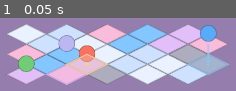
Above: before the commit, frame 1.
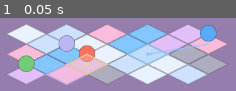
Above: after the commit, the same moment.

Repository: fivestar1103/puff-tactics
Game: Godot game, scene res://src/scenes/battle/TurnBattle.tscn
Same seed, same stepped clock (60 frames per second), same inputs: the game is played once before the commit and once after it. The project has no main scene, so this scene is started directly.
Inputs:
- Up to frame 1 (0.05 s): no input

The runs differ from the first frame. In frame 1, 2.3% of the frame differs, in the area x 53-98%, y 34-79%.

Commit message:
feat(US-007): Basic Utility AI for enemies

Diff:
--- a/ralph/prd.json
+++ b/ralph/prd.json
@@ -121,8 +121,8 @@
         "All .gd scripts have no syntax errors"
       ],
       "priority": 7,
-      "passes": false,
-      "notes": "",
+      "passes": true,
+      "notes": "Added src/scripts/ai/utility_ai.gd for utility-based enemy decision scoring with tunable weight multipliers (attack_value, survival_risk, positional_advantage, bump_opportunity). Refactored TurnManager enemy planning to enumerate legal wait/move/attack/skill candidates per enemy, score all candidates, and pick the highest-utility intent for both enemy execution and get_enemy_intent_snapshot() overlay parity. Verified via headless Godot --check-only across all src/scripts/*.gd files and a runtime headless TurnBattle check confirming legal-candidate evaluation and selected-intent/utility-score parity.",
       "dependsOn": ["US-006"]
     },
     {
--- /dev/null
+++ b/src/scripts/ai/utility_ai.gd
@@ -0,0 +1,338 @@
+extends RefCounted
+class_name UtilityAI
+
+const ACTION_WAIT: StringName = &"wait"
+const ACTION_MOVE: StringName = &"move"
+const ACTION_ATTACK: StringName = &"attack"
+const ACTION_SKILL: StringName = &"skill"
+
+const WEIGHT_ATTACK_VALUE: StringName = &"attack_value"
+const WEIGHT_SURVIVAL_RISK: StringName = &"survival_risk"
+const WEIGHT_POSITIONAL_ADVANTAGE: StringName = &"positional_advantage"
+const WEIGHT_BUMP_OPPORTUNITY: StringName = &"bump_opportunity"
+
+const DEFAULT_WEIGHTS: Dictionary = {
+	WEIGHT_ATTACK_VALUE: 1.0,
+	WEIGHT_SURVIVAL_RISK: 1.0,
+	WEIGHT_POSITIONAL_ADVANTAGE: 0.8,
+	WEIGHT_BUMP_OPPORTUNITY: 1.15
+}
+
+const SCORE_EPSILON: float = 0.0001
+
+var _weights: Dictionary = DEFAULT_WEIGHTS.duplicate(true)
+
+
+func set_weights(
+	attack_value: float,
+	survival_risk: float,
+	positional_advantage: float,
+	bump_opportunity: float
+) -> void:
+	_weights[WEIGHT_ATTACK_VALUE] = maxf(0.0, attack_value)
+	_weights[WEIGHT_SURVIVAL_RISK] = maxf(0.0, survival_risk)
+	_weights[WEIGHT_POSITIONAL_ADVANTAGE] = maxf(0.0, positional_advantage)
+	_weights[WEIGHT_BUMP_OPPORTUNITY] = maxf(0.0, bump_opportunity)
+
+
+func get_weights() -> Dictionary:
+	return _weights.duplicate(true)
+
+
+func pick_best_intent(actor: Puff, candidate_intents: Array[Dictionary], context: Dictionary) -> Dictionary:
+	if actor == null or candidate_intents.is_empty():
+		return _build_wait_intent(actor)
+
+	var best_intent: Dictionary = {}
+	var best_score: float = -1.0e20
+	var best_priority: int = -1
+
+	for candidate_intent in candidate_intents:
+		var scored_intent: Dictionary = _score_candidate_intent(actor, candidate_intent, context)
+		var candidate_score: float = float(scored_intent.get("utility_score", -1.0e20))
+		var candidate_priority: int = _action_priority(scored_intent.get("action", ACTION_WAIT))
+
+		if best_intent.is_empty():
+			best_intent = scored_intent
+			best_score = candidate_score
+			best_priority = candidate_priority
+			continue
+
+		if candidate_score > best_score + SCORE_EPSILON:
+			best_intent = scored_intent
+			best_score = candidate_score
+			best_priority = candidate_priority
+			continue
+
+		if is_equal_approx(candidate_score, best_score) and candidate_priority > best_priority:
+			best_intent = scored_intent
+			best_score = candidate_score
+			best_priority = candidate_priority
+
+	if best_intent.is_empty():
+		return _build_wait_intent(actor)
+	return best_intent
+
+
+func _score_candidate_intent(actor: Puff, candidate_intent: Dictionary, context: Dictionary) -> Dictionary:
+	var scored_intent: Dictionary = candidate_intent.duplicate(true)
+	var resulting_cell: Vector2i = _resolve_resulting_cell(actor, candidate_intent)
+
+	var attack_value_score: float = _score_attack_value(actor, candidate_intent, context)
+	var survival_risk_score: float = _score_survival_risk(actor, resulting_cell, context)
+	var positional_advantage_score: float = _score_positional_advantage(actor, resulting_cell, context)
+	var bump_opportunity_score: float = _score_bump_opportunity(candidate_intent, resulting_cell, context)
+
+	var weighted_score: float = 0.0
+	weighted_score += attack_value_score * _resolve_weight(WEIGHT_ATTACK_VALUE)
+	weighted_score += survival_risk_score * _resolve_weight(WEIGHT_SURVIVAL_RISK)
+	weighted_score += positional_advantage_score * _resolve_weight(WEIGHT_POSITIONAL_ADVANTAGE)
+	weighted_score += bump_opportunity_score * _resolve_weight(WEIGHT_BUMP_OPPORTUNITY)
+
+	scored_intent["utility_score"] = weighted_score
+	scored_intent["utility_factors"] = {
+		WEIGHT_ATTACK_VALUE: attack_value_score,
+		WEIGHT_SURVIVAL_RISK: survival_risk_score,
+		WEIGHT_POSITIONAL_ADVANTAGE: positional_advantage_score,
+		WEIGHT_BUMP_OPPORTUNITY: bump_opportunity_score
+	}
+
+	return scored_intent
+
+
+func _score_attack_value(actor: Puff, candidate_intent: Dictionary, context: Dictionary) -> float:
+	var action: StringName = candidate_intent.get("action", ACTION_WAIT)
+	var resolve_damage_callable: Callable = _resolve_callable(context, "resolve_damage")
+	var resolve_hp_callable: Callable = _resolve_callable(context, "resolve_current_hp")
+
+	match action:
+		ACTION_ATTACK:
+			var target: Puff = _resolve_target_puff(candidate_intent, context)
+			if target == null:
+				return 0.0
+			var estimated_damage: int = _call_int(resolve_damage_callable, [actor, target], 1)
+			var target_hp: int = maxi(1, _call_int(resolve_hp_callable, [target], 1))
+			var attack_score: float = float(estimated_damage)
+			attack_score += clampf(float(estimated_damage) / float(target_hp), 0.0, 1.5) * 2.0
+			if estimated_damage >= target_hp:
+				attack_score += 1.8
+			return attack_score
+		ACTION_SKILL:
+			var push_count: int = int(candidate_intent.get("bump_push_count", 0))
+			var cliff_falls: int = int(candidate_intent.get("bump_cliff_falls", 0))
+			var chain_bonus: float = float(maxi(0, push_count - 1)) * 0.6
+			return float(push_count) * 0.6 + float(cliff_falls) * 1.4 + chain_bonus
+		_:
+			return 0.0
+
+
+func _score_survival_risk(actor: Puff, resulting_cell: Vector2i, context: Dictionary) -> float:
+	var player_targets: Array[Puff] = _resolve_player_targets(context)
+	if player_targets.is_empty():
+		return 0.0
+
+	var resolve_attack_range_callable: Callable = _resolve_callable(context, "resolve_attack_range")
+	var resolve_damage_callable: Callable = _resolve_callable(context, "resolve_damage")
+	var resolve_hp_callable: Callable = _resolve_callable(context, "resolve_current_hp")
+	var grid_distance_callable: Callable = _resolve_callable(context, "grid_distance")
+	var is_cliff_cell_callable: Callable = _resolve_callable(context, "is_cliff_cell")
+
+	var projected_threat: float = 0.0
+	for player_target in player_targets:
+		var distance_to_target: int = _call_int(grid_distance_callable, [resulting_cell, player_target.grid_cell], 99)
+		var target_attack_range: int = maxi(1, _call_int(resolve_attack_range_callable, [player_target], 1))
+		if distance_to_target <= target_attack_range:
+			var projected_damage: int = maxi(1, _call_int(resolve_damage_callable, [player_target, actor], 1))
+			projected_threat += float(projected_damage)
+
+		if distance_to_target == 1:
+			projected_threat += 0.75
+			if _call_bool(is_cliff_cell_callable, [resulting_cell], false):
+				projected_threat += 1.1
+
+	var actor_hp: int = maxi(1, _call_int(resolve_hp_callable, [actor], 1))
+	var threat_ratio: float = projected_threat / float(actor_hp)
+	return -threat_ratio * 3.0
+
+
+func _score_positional_advantage(actor: Puff, resulting_cell: Vector2i, context: Dictionary) -> float:
+	var player_targets: Array[Puff] = _resolve_player_targets(context)
+	if player_targets.is_empty():
+		return 0.0
+
+	var resolve_attack_range_callable: Callable = _resolve_callable(context, "resolve_attack_range")
+	var resolve_terrain_effect_callable: Callable = _resolve_callable(context, "resolve_terrain_effect_at")
+	var is_cliff_cell_callable: Callable = _resolve_callable(context, "is_cliff_cell")
+	var grid_distance_callable: Callable = _resolve_callable(context, "grid_distance")
+
+	var nearest_target_distance: int = 99
+	for player_target in player_targets:
+		var distance_to_target: int = _call_int(grid_distance_callable, [resulting_cell, player_target.grid_cell], 99)
+		nearest_target_distance = mini(nearest_target_distance, distance_to_target)
+
+	var preferred_distance: int = maxi(1, _call_int(resolve_attack_range_callable, [actor], 1))
+	var distance_delta: int = absi(nearest_target_distance - preferred_distance)
+	var distance_score: float = clampf(2.2 - float(distance_delta), -2.0, 2.2)
+
+	var terrain_effect: Dictionary = _call_dictionary(resolve_terrain_effect_callable, [resulting_cell], {})
+	var terrain_score: float = 0.0
+	terrain_score += float(terrain_effect.get("attack_bonus", 0)) * 0.9
+	terrain_score += float(terrain_effect.get("push_resistance", 0)) * 0.5
+	terrain_score -= float(terrain_effect.get("entry_move_penalty", 0)) * 0.35
+	if bool(terrain_effect.get("entry_buff", false)):
+		terrain_score += 0.4
+	if _call_bool(is_cliff_cell_callable, [resulting_cell], false):
+		terrain_score -= 0.9
+
+	return distance_score + terrain_score
+
+
+func _score_bump_opportunity(candidate_intent: Dictionary, resulting_cell: Vector2i, context: Dictionary) -> float:
+	var action: StringName = candidate_intent.get("action", ACTION_WAIT)
+	if action == ACTION_SKILL:
+		var pushes: int = int(candidate_intent.get("bump_push_count", 0))
+		var cliff_falls: int = int(candidate_intent.get("bump_cliff_falls", 0))
+		var chain_bonus: float = float(maxi(0, pushes - 1)) * 1.1
+		return float(pushes) * 1.3 + float(cliff_falls) * 2.6 + chain_bonus
+
+	var player_targets: Array[Puff] = _resolve_player_targets(context)
+	if player_targets.is_empty():
+		return 0.0
+
+	var is_cliff_cell_callable: Callable = _resolve_callable(context, "is_cliff_cell")
+	var grid_distance_callable: Callable = _resolve_callable(context, "grid_distance")
+	var future_opportunity: float = 0.0
+
+	for player_target in player_targets:
+		var distance_to_target: int = _call_int(grid_distance_callable, [resulting_cell, player_target.grid_cell], 99)
+		if distance_to_target != 1:
+			continue
+
+		future_opportunity += 0.55
+		if _call_bool(is_cliff_cell_callable, [player_target.grid_cell], false):
+			future_opportunity += 0.95
+
+	return future_opportunity
+
+
+func _resolve_resulting_cell(actor: Puff, intent: Dictionary) -> Vector2i:
+	var action: StringName = intent.get("action", ACTION_WAIT)
+	if action == ACTION_MOVE:
+		return intent.get("move_cell", actor.grid_cell)
+	return actor.grid_cell
+
+
+func _resolve_target_puff(intent: Dictionary, context: Dictionary) -> Puff:
+	var target_id: int = int(intent.get("target_puff_id", -1))
+	if target_id < 0:
+		return null
+
+	var lookup_callable: Callable = _resolve_callable(context, "lookup_puff_by_id")
+	if not lookup_callable.is_valid():
+		return null
+
+	var target_variant: Variant = lookup_callable.call(target_id)
+	if not (target_variant is Puff):
+		return null
+
+	var target_puff: Puff = target_variant
+	if not is_instance_valid(target_puff):
+		return null
+	return target_puff
+
+
+func _resolve_player_targets(context: Dictionary) -> Array[Puff]:
+	var player_targets: Array[Puff] = []
+	var targets_variant: Variant = context.get("player_targets", [])
+	if not (targets_variant is Array):
+		return player_targets
+
+	var targets: Array = targets_variant
+	for target_variant in targets:
+		if not (target_variant is Puff):
+			continue
+		var target_puff: Puff = target_variant
+		if not is_instance_valid(target_puff):
+			continue
+		player_targets.append(target_puff)
+
+	return player_targets
+
+
+func _resolve_weight(weight_key: StringName) -> float:
+	var weight_variant: Variant = _weights.get(weight_key, DEFAULT_WEIGHTS.get(weight_key, 1.0))
+	if weight_variant is float:
+		return float(weight_variant)
+	if weight_variant is int:
+		return float(weight_variant)
+	return 1.0
+
+
+func _resolve_callable(context: Dictionary, callable_key: String) -> Callable:
+	var callable_variant: Variant = context.get(callable_key)
+	if callable_variant is Callable:
+		return callable_variant
+	return Callable()
+
+
+func _call_bool(callable_value: Callable, args: Array, fallback: bool) -> bool:
+	if not callable_value.is_valid():
+		return fallback
+	var value: Variant = callable_value.callv(args)
+	if value is bool:
+		return bool(value)
+	return fallback
+
+
+func _call_int(callable_value: Callable, args: Array, fallback: int) -> int:
+	if not callable_value.is_valid():
+		return fallback
+	var value: Variant = callable_value.callv(args)
+	if value is int:
+		return int(value)
+	if value is float:
+		return int(round(float(value)))
+	return fallback
+
+
+func _call_dictionary(callable_value: Callable, args: Array, fallback: Dictionary) -> Dictionary:
+	if not callable_value.is_valid():
+		return fallback
+	var value: Variant = callable_value.callv(args)
+	if value is Dictionary:
+		return value
+	return fallback
+
+
+func _action_priority(action: StringName) -> int:
+	match action:
+		ACTION_SKILL:
+			return 4
+		ACTION_ATTACK:
+			return 3
+		ACTION_MOVE:
+			return 2
+		_:
+			return 1
+
+
+func _build_wait_intent(actor: Puff) -> Dictionary:
+	var actor_id: int = -1
+	var actor_name: StringName = &""
+	var actor_cell: Vector2i = Vector2i.ZERO
+	if actor != null:
+		actor_id = actor.get_instance_id()
+		actor_name = StringName(actor.name)
+		actor_cell = actor.grid_cell
+
+	return {
+		"actor_id": actor_id,
+		"actor_name": actor_name,
+		"actor_cell": actor_cell,
+		"action": ACTION_WAIT,
+		"move_cell": actor_cell,
+		"target_cell": actor_cell,
+		"target_puff_id": -1,
+		"skill_cells": [],
+		"direction": Vector2i.ZERO
+	}
--- a/src/scripts/core/turn_manager.gd
+++ b/src/scripts/core/turn_manager.gd
@@ -35,6 +35,7 @@
 const MOVE_HIGHLIGHT_COLOR: Color = Color(0.5, 0.87, 0.64, 0.38)
 const MOVE_HIGHLIGHT_BORDER_COLOR: Color = Color(0.18, 0.56, 0.32, 0.9)
 const BUMP_SYSTEM_SCRIPT: GDScript = preload("res://src/scripts/battle/bump_system.gd")
+const UTILITY_AI_SCRIPT: GDScript = preload("res://src/scripts/ai/utility_ai.gd")
 const BUMP_PUSH_DURATION: float = 0.16
 const BUMP_FALL_DURATION: float = 0.22
 const BUMP_FALL_DROP_OFFSET: Vector2 = Vector2(0.0, 36.0)
@@ -65,6 +66,10 @@
 @export var battle_map_path: NodePath
 @export var puff_scene: PackedScene = preload("res://src/scenes/puffs/Puff.tscn")
 @export var auto_spawn_demo_puffs: bool = true
+@export_range(0.0, 5.0, 0.05) var ai_attack_value_weight: float = 1.2
+@export_range(0.0, 5.0, 0.05) var ai_survival_risk_weight: float = 1.0
+@export_range(0.0, 5.0, 0.05) var ai_positional_advantage_weight: float = 0.8
+@export_range(0.0, 5.0, 0.05) var ai_bump_opportunity_weight: float = 1.35
 
 var turn_order: Array[StringName] = [TEAM_PLAYER, TEAM_ENEMY]
 var active_side_index: int = 0
@@ -85,11 +90,13 @@
 }
 var _stun_state_by_puff_id: Dictionary = {}
 var _bump_system: RefCounted = BUMP_SYSTEM_SCRIPT.new()
+var _utility_ai: RefCounted = UTILITY_AI_SCRIPT.new()
 var _is_resolving_bump: bool = false
 
 
 func _ready() -> void:
 	z_index = 10
+	_sync_utility_ai_weights()
 	_battle_map = _resolve_battle_map()
 	if _battle_map == null:
 		push_warning("TurnManager requires a BattleMap reference via battle_map_path.")
@@ -258,6 +265,7 @@
 
 
 func get_enemy_intent_snapshot() -> Dictionary:
+	_sync_utility_ai_weights()
 	var intents_by_enemy_id: Dictionary = {}
 	for enemy_puff in _get_actionable_team_puffs(TEAM_ENEMY):
 		var puff_id: int = enemy_puff.get_instance_id()
@@ -269,6 +277,7 @@
 	if current_phase != PHASE_ENEMY_ACTION or _is_resolving_bump:
 		return
 
+	_sync_utility_ai_weights()
 	var enemy_units: Array[Puff] = _get_actionable_team_puffs(TEAM_ENEMY)
 	if enemy_units.is_empty():
 		_finish_current_action()
@@ -603,76 +612,108 @@
 	return reachable
 
 
-func _find_next_step_toward(origin: Vector2i, target: Vector2i, max_steps: int, moving_puff: Puff) -> Vector2i:
-	if origin == target or max_steps <= 0:
-		return origin
-
-	var reachable: Array[Vector2i] = _compute_reachable_cells(origin, max_steps, moving_puff)
-	var best_cell: Vector2i = origin
-	var best_distance: int = _grid_distance(origin, target)
-
-	for cell in reachable:
-		var candidate_distance: int = _grid_distance(cell, target)
-		if candidate_distance < best_distance:
-			best_distance = candidate_distance
-			best_cell = cell
-
-	return best_cell
-
-
-func _find_closest_target(actor: Puff, target_team: StringName) -> Puff:
-	var targets: Array[Puff] = _get_actionable_team_puffs(target_team)
-	if targets.is_empty():
-		return null
-
-	var closest_target: Puff = targets[0]
-	var closest_distance: int = _grid_distance(actor.grid_cell, closest_target.grid_cell)
-
-	for target in targets:
-		var candidate_distance: int = _grid_distance(actor.grid_cell, target.grid_cell)
-		if candidate_distance < closest_distance:
-			closest_target = target
-			closest_distance = candidate_distance
-
-	return closest_target
-
-
 func _build_enemy_intent(enemy_actor: Puff) -> Dictionary:
 	var wait_intent: Dictionary = _build_wait_intent(enemy_actor)
 	if enemy_actor == null or not _is_puff_actionable(enemy_actor):
 		return wait_intent
 
-	var player_target: Puff = _find_closest_target(enemy_actor, TEAM_PLAYER)
-	if player_target == null:
+	var candidate_intents: Array[Dictionary] = _build_enemy_candidate_intents(enemy_actor)
+	if candidate_intents.is_empty():
 		return wait_intent
 
-	wait_intent["target_puff_id"] = player_target.get_instance_id()
-	wait_intent["target_cell"] = player_target.grid_cell
-
-	if _can_bump(enemy_actor, player_target):
-		var bump_preview: Dictionary = _bump_system.resolve_bump(
-			enemy_actor,
-			player_target,
-			Callable(self, "_get_actionable_puff_at_cell"),
-			Callable(self, "_is_cell_in_bounds"),
-			Callable(self, "_is_cliff_cell")
-		)
-		wait_intent["action"] = INTENT_ACTION_SKILL
-		wait_intent["skill_cells"] = _collect_bump_preview_cells(bump_preview)
-		wait_intent["direction"] = bump_preview.get("direction", Vector2i.ZERO)
+	var ai_context: Dictionary = _build_utility_ai_context()
+	var selected_intent: Dictionary = _utility_ai.pick_best_intent(enemy_actor, candidate_intents, ai_context)
+	if selected_intent.is_empty():
 		return wait_intent
-
-	if _can_attack(enemy_actor, player_target):
-		wait_intent["action"] = INTENT_ACTION_ATTACK
-		return wait_intent
+	return selected_intent
+
+
+func _build_enemy_candidate_intents(enemy_actor: Puff) -> Array[Dictionary]:
+	var candidate_intents: Array[Dictionary] = []
+	var wait_intent: Dictionary = _build_wait_intent(enemy_actor)
+	candidate_intents.append(wait_intent)
+
+	if enemy_actor == null or not _is_puff_actionable(enemy_actor):
+		return candidate_intents
+
+	var player_targets: Array[Puff] = _get_actionable_team_puffs(TEAM_PLAYER)
+	if player_targets.is_empty():
+		return candidate_intents
 
 	var move_range: int = _resolve_move_range(enemy_actor)
-	var next_step: Vector2i = _find_next_step_toward(enemy_actor.grid_cell, player_target.grid_cell, move_range, enemy_actor)
-	if next_step != enemy_actor.grid_cell:
-		wait_intent["action"] = INTENT_ACTION_MOVE
-		wait_intent["move_cell"] = next_step
-
-	return wait_intent
+	var reachable_cells: Array[Vector2i] = _compute_reachable_cells(enemy_actor.grid_cell, move_range, enemy_actor)
+	for reachable_cell in reachable_cells:
+		if reachable_cell == enemy_actor.grid_cell:
+			continue
+		var move_intent: Dictionary = wait_intent.duplicate(true)
+		move_intent["action"] = INTENT_ACTION_MOVE
+		move_intent["move_cell"] = reachable_cell
+		candidate_intents.append(move_intent)
+
+	for player_target in player_targets:
+		if _can_attack(enemy_actor, player_target):
+			var attack_intent: Dictionary = wait_intent.duplicate(true)
+			attack_intent["action"] = INTENT_ACTION_ATTACK
+			attack_intent["target_puff_id"] = player_target.get_instance_id()
+			attack_intent["target_cell"] = player_target.grid_cell
+			candidate_intents.append(attack_intent)
+
+		if not _can_bump(enemy_actor, player_target):
+			continue
+
+		var bump_preview: Dictionary = _build_bump_preview(enemy_actor, player_target)
+		if not bool(bump_preview.get("valid", false)):
+			continue
+
+		var pushes: Array = bump_preview.get("pushes", [])
+		if pushes.is_empty():
+			continue
+
+		var skill_intent: Dictionary = wait_intent.duplicate(true)
+		skill_intent["action"] = INTENT_ACTION_SKILL
+		skill_intent["target_puff_id"] = player_target.get_instance_id()
+		skill_intent["target_cell"] = player_target.grid_cell
+		skill_intent["skill_cells"] = _collect_bump_preview_cells(bump_preview)
+		skill_intent["direction"] = bump_preview.get("direction", Vector2i.ZERO)
+		skill_intent["bump_push_count"] = pushes.size()
+		skill_intent["bump_cliff_falls"] = _count_cliff_falls(pushes)
+		candidate_intents.append(skill_intent)
+
+	return candidate_intents
+
+
+func _build_bump_preview(attacker: Puff, defender: Puff) -> Dictionary:
+	return _bump_system.resolve_bump(
+		attacker,
+		defender,
+		Callable(self, "_get_actionable_puff_at_cell"),
+		Callable(self, "_is_cell_in_bounds"),
+		Callable(self, "_is_cliff_cell")
+	)
+
+
+func _count_cliff_falls(pushes: Array) -> int:
+	var cliff_falls: int = 0
+	for push_variant in pushes:
+		if not (push_variant is Dictionary):
+			continue
+		var push: Dictionary = push_variant
+		if bool(push.get("fell_from_cliff", false)):
+			cliff_falls += 1
+	return cliff_falls
+
+
+func _build_utility_ai_context() -> Dictionary:
+	return {
+		"player_targets": _get_actionable_team_puffs(TEAM_PLAYER),
+		"lookup_puff_by_id": Callable(self, "_lookup_actionable_puff_by_id"),
+		"grid_distance": Callable(self, "_grid_distance"),
+		"resolve_damage": Callable(self, "_calculate_damage"),
+		"resolve_current_hp": Callable(self, "_resolve_current_hp"),
+		"resolve_attack_range": Callable(self, "_resolve_attack_range"),
+		"resolve_terrain_effect_at": Callable(self, "_resolve_terrain_effect_at"),
+		"is_cliff_cell": Callable(self, "_is_cliff_cell")
+	}
 
 
 func _build_wait_intent(actor: Puff) -> Dictionary:
@@ -724,10 +765,14 @@
 
 func _resolve_intent_target_puff(intent: Dictionary) -> Puff:
 	var target_id: int = int(intent.get("target_puff_id", -1))
-	if target_id < 0:
+	return _lookup_actionable_puff_by_id(target_id)
+
+
+func _lookup_actionable_puff_by_id(puff_id: int) -> Puff:
+	if puff_id < 0:
 		return null
 
-	var target_variant: Variant = _puffs_by_id.get(target_id)
+	var target_variant: Variant = _puffs_by_id.get(puff_id)
 	if not (target_variant is Puff):
 		return null
 
@@ -824,6 +869,14 @@
 	if _battle_map == null:
 		return false
 	return _battle_map.get_terrain_at(cell) == "cliff"
+
+
+func _resolve_terrain_effect_at(cell: Vector2i) -> Dictionary:
+	if _battle_map == null:
+		return {}
+	if not _is_cell_in_bounds(cell):
+		return {}
+	return _battle_map.get_terrain_effect_at(cell)
 
 
 func _is_cell_occupied(cell: Vector2i, ignored_puff: Puff = null) -> bool:
@@ -1030,3 +1083,14 @@
 	var emit_args: Array = [signal_name]
 	emit_args.append_array(args)
 	signal_bus.callv("emit_signal", emit_args)
+
+
+func _sync_utility_ai_weights() -> void:
+	if _utility_ai == null:
+		return
+	_utility_ai.set_weights(
+		ai_attack_value_weight,
+		ai_survival_risk_weight,
+		ai_positional_advantage_weight,
+		ai_bump_opportunity_weight
+	)
Not shown, changed: progress.txt
Not shown, changed: AGENTS.md
